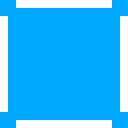
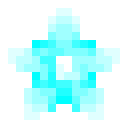
The second 128×128 image is a revision of the first. Changes to its layers:
showed "height", painted on it over [0, 0, 128, 128]
hid "Background", painted on it over [0, 0, 128, 128]
